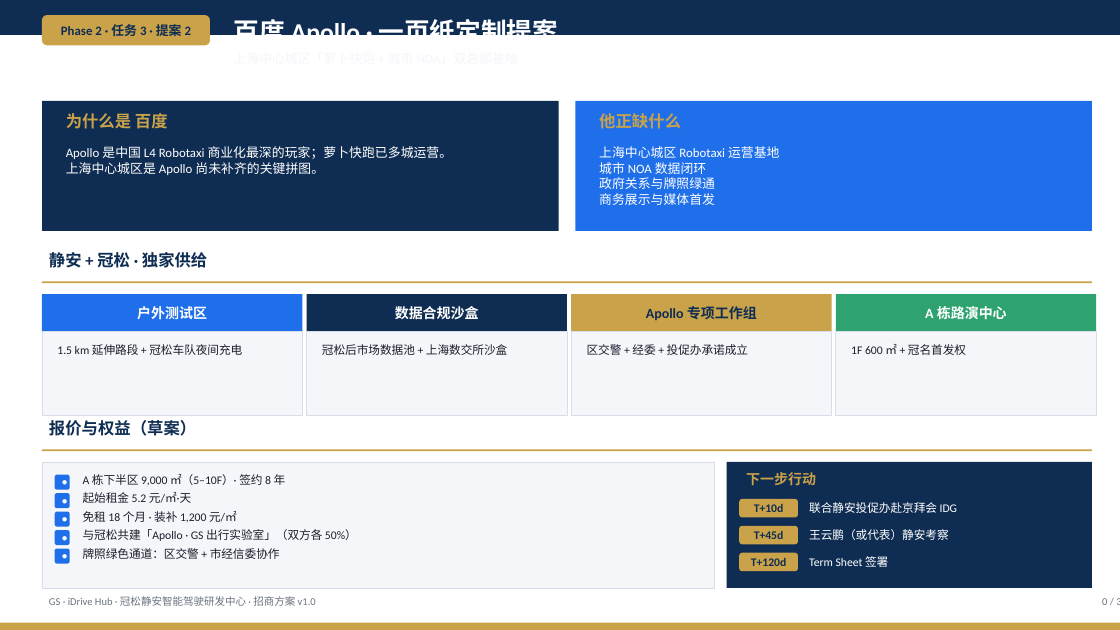
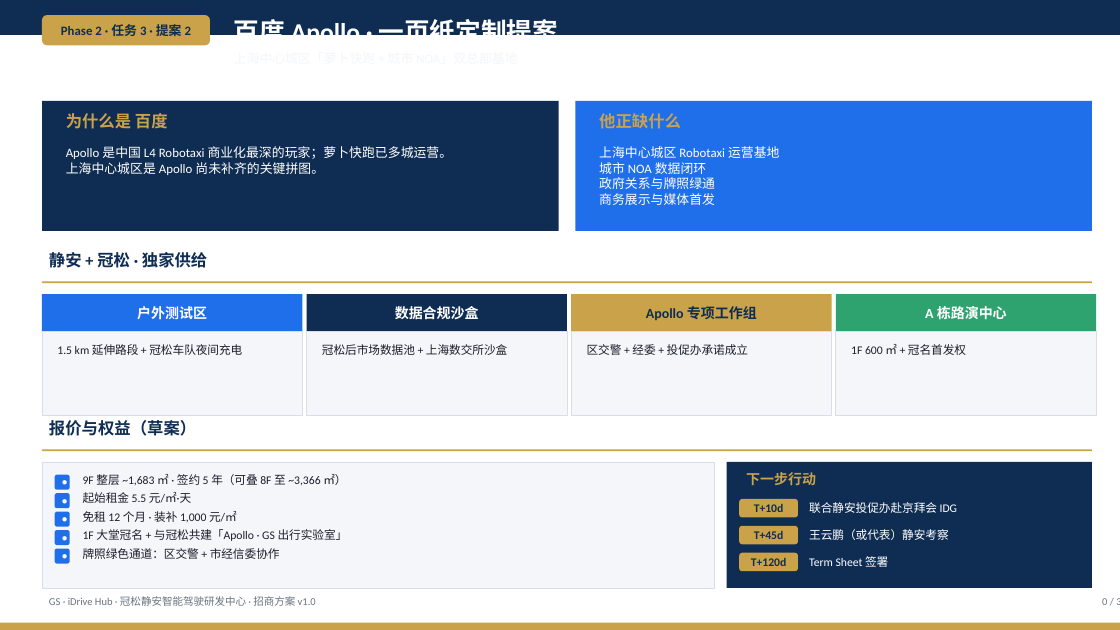
Before and after one commit to hujigang2010-maker/AIDEN, a slide deck: slide 16 of docs/deck/GS-iDrive-Hub-招商方案.pptx. Drawn at 1120x630 pixels with LibreOffice and Linux fonts; fonts in the diff are those of the drawing. Boxes give left, top, right and bottom in pixels: in the first picture for what was removed or moved away, otherwise in the second. Text is boxed around its words. In the diff, an @@ line names an element or a change of style, - is before the commit and + after.

```diff
--- a/docs/deck/GS-iDrive-Hub-招商方案.pptx
+++ b/docs/deck/GS-iDrive-Hub-招商方案.pptx
@@ text at (83,474,346,485): text changed @@
-A 栋下半区 9,000 ㎡（5–10F）· 签约 8 年
+9F 整层 ~1,683 ㎡ · 签约 5 年（可叠 8F 至 ~3,366 ㎡）
@@ text at (83,492,191,503): text changed @@
-起始租金 5.2 元/㎡·天
+起始租金 5.5 元/㎡·天
@@ text at (83,511,237,522): text changed @@
-免租 18 个月 · 装补 1,200 元/㎡
+免租 12 个月 · 装补 1,000 元/㎡
@@ text at (83,529,348,541): text changed @@
-与冠松共建「Apollo · GS 出行实验室」（双方各 50%）
+1F 大堂冠名 + 与冠松共建「Apollo · GS 出行实验室」
```
Also in this commit, not shown: 15 other slides changed, 2 slides added, 2 slides removed, 6 other files.
